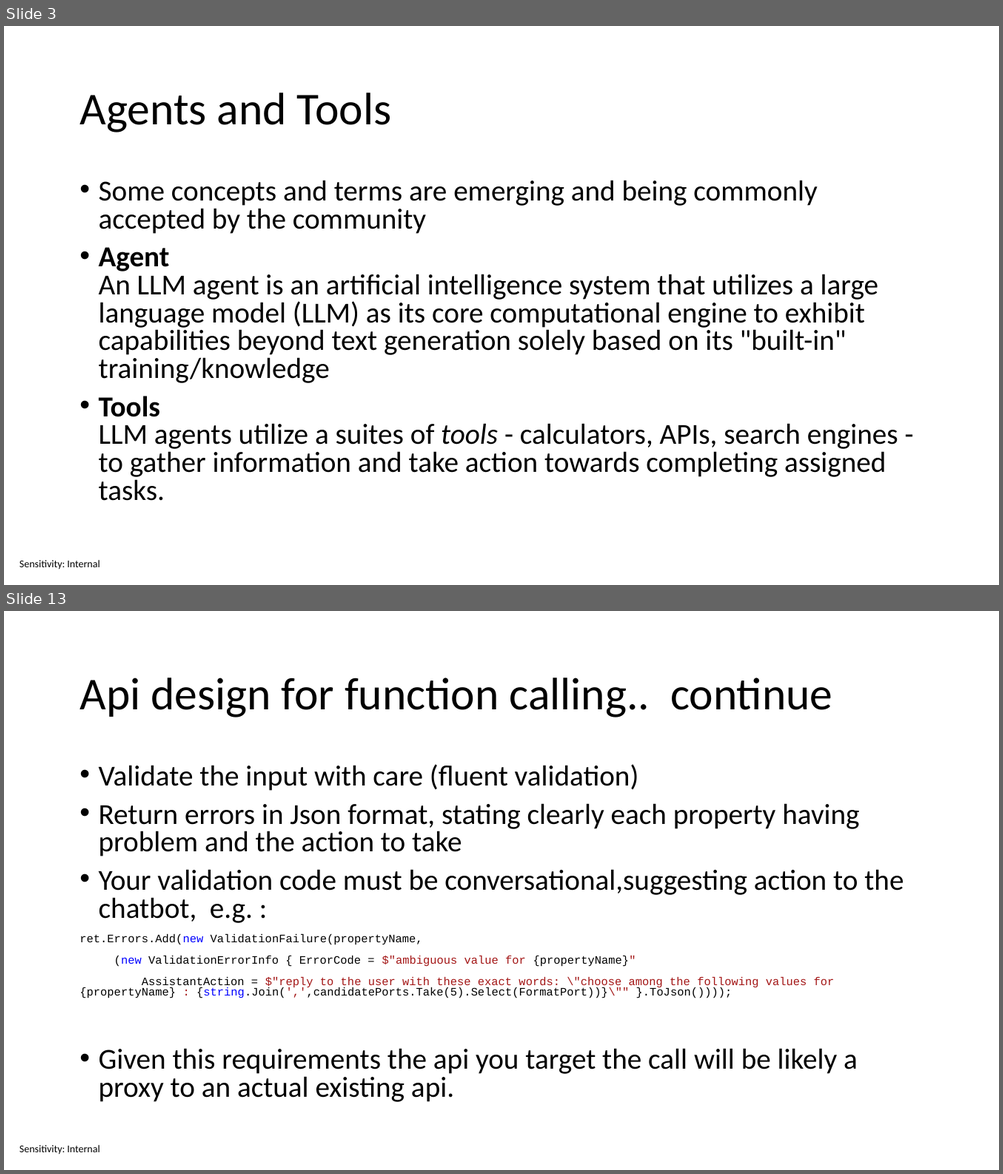
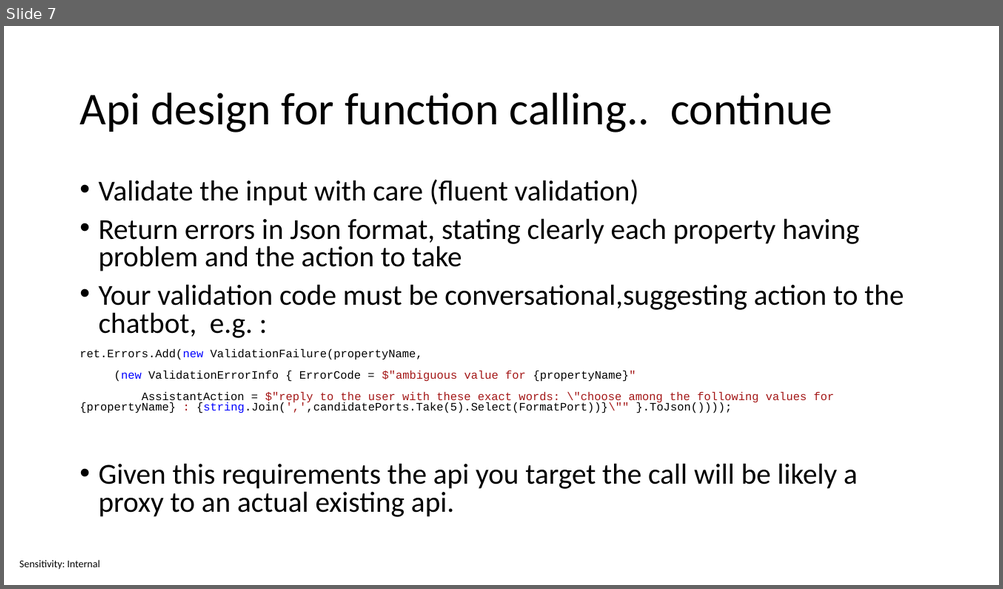
Before and after one commit to sabbadino/function-caling, a slide deck: Function calling.pptx. Shown one above the other, each under a label of ours: slides 3 and 13 before the commit, slide 7 after it; the slides between them are not shown. The pictures are 1003x1174 and 1003x589 pixels, drawn with LibreOffice and Linux fonts; fonts in the diff are those of the drawing. Boxes give left, top, right and bottom in pixels: in the first picture for what was removed or moved away, otherwise in the second. Text is boxed around its words. In the diff, an @@ line names an element or a change of style, - is before the commit and + after.

```diff
--- a/Function calling.pptx
+++ b/Function calling.pptx
@@ slide 3 removed at (4,26,999,585), background #FFFFFF; not listed: 1 template element that a slide beside it also shows @@
@@ title removed at (79,93,392,133) @@
-Agents and Tools
@@ text removed at (99,180,898,501) @@
-• Some concepts and terms are emerging and being commonly accepted by the community
-• Agent
-  An LLM agent is an artificial intelligence system that utilizes a large language model (LLM) as its core computational engine to exhibit capabilities beyond text generation solely based on its "built-in" training/knowledge
-• Tools
-  LLM agents utilize a suites of tools - calculators, APIs, search engines - to gather information and take action towards completing assigned tasks.
@@ what was slide 13 is now slide 7 @@
```
Also in this commit, not shown: 9 slides changed, 5 other slides removed.
